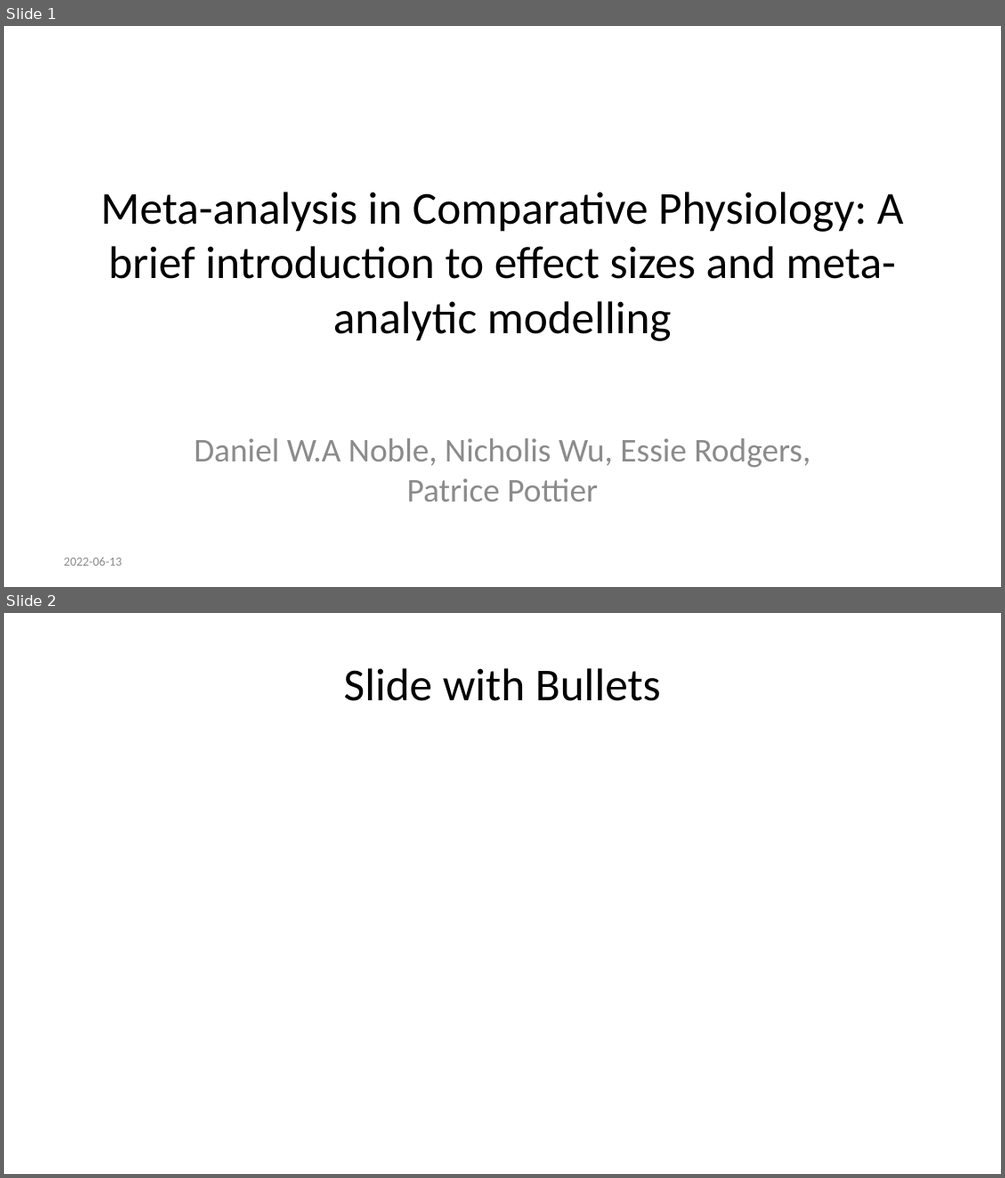
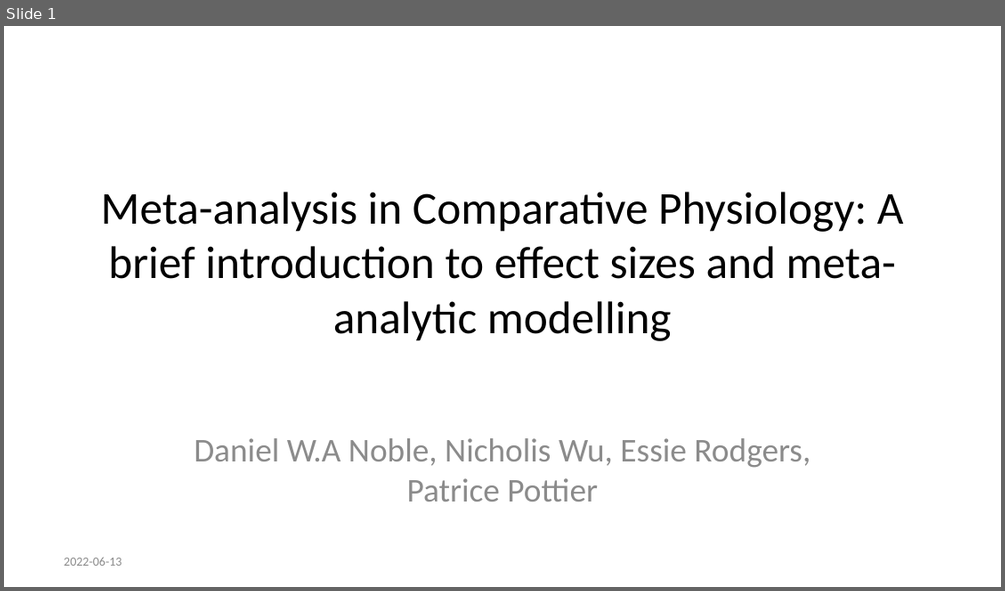
Before and after one commit to daniel1noble/meta-workshop, a slide deck: slides/code_slides.pptx. Shown one above the other, each under a label of ours: slides 1 and 2 before the commit, slide 1 after it. The pictures are 1005x1178 and 1005x591 pixels, drawn with LibreOffice and Linux fonts; fonts in the diff are those of the drawing. Boxes give left, top, right and bottom in pixels: in the first picture for what was removed or moved away, otherwise in the second. Text is boxed around its words. In the diff, an @@ line names an element or a change of style, - is before the commit and + after.

```diff
--- a/slides/code_slides.pptx
+++ b/slides/code_slides.pptx
@@ slide 2 removed at (4,613,1001,1174), background #FFFFFF @@
@@ title removed at (344,668,661,701) @@
-Slide with Bullets
```
Also in this commit, not shown: 5 slides added, 14 other slides removed, 1 other file.
